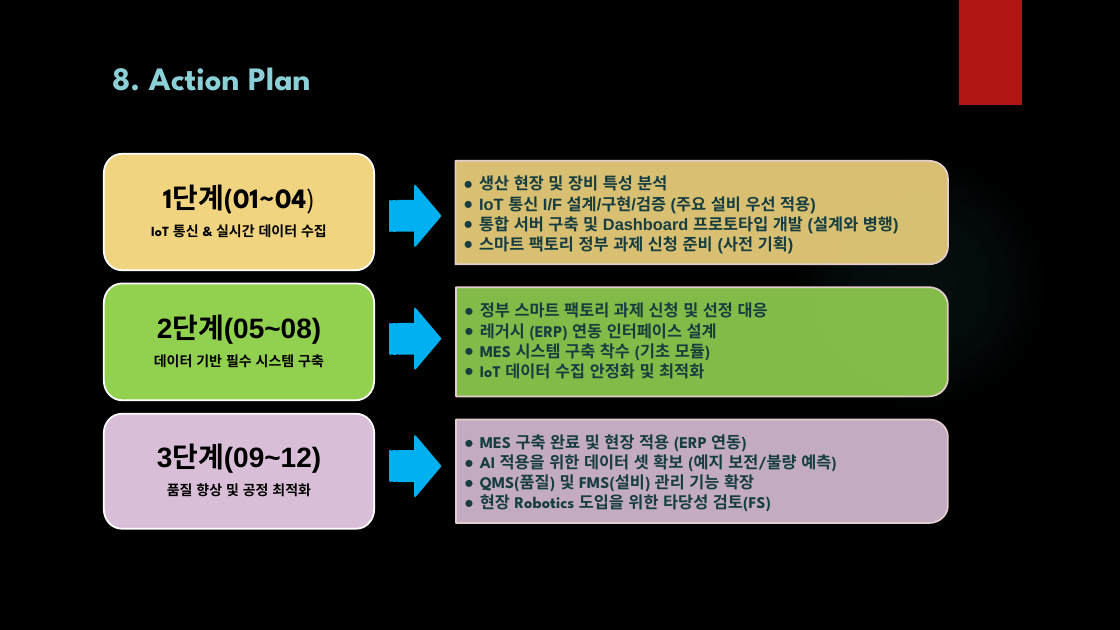
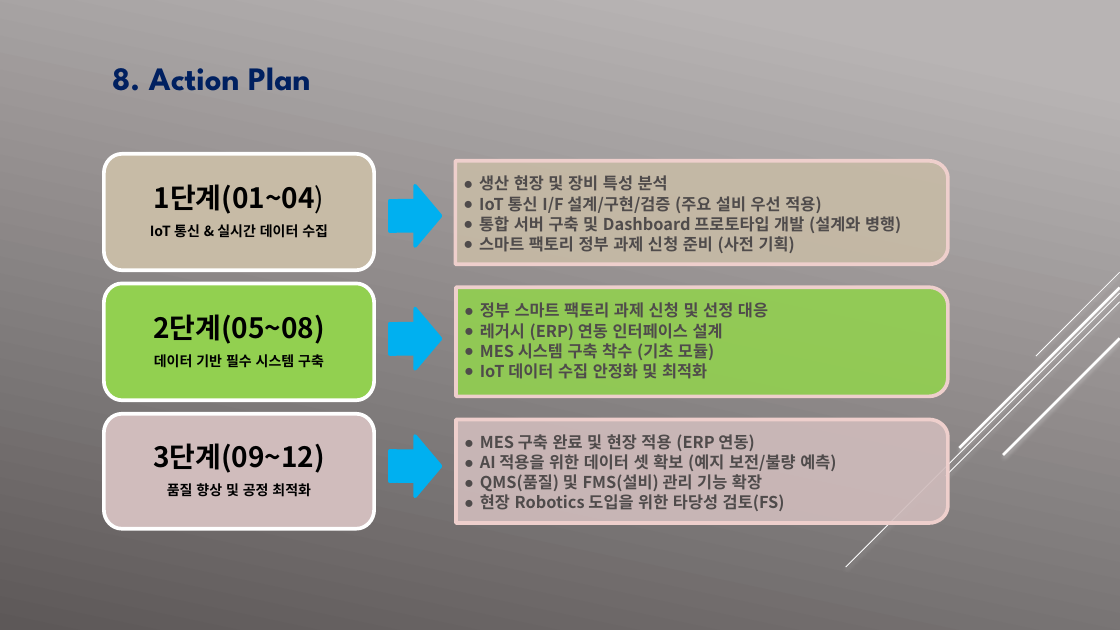
Before and after one commit to easyfw/HK_SmartFactory_Plan, a slide deck: slide 11 of (주)형경산업_스마트 팩토리 개발 및 구현.pptx. Drawn at 1120x630 pixels with LibreOffice and Linux fonts; fonts in the diff are those of the drawing; background and template pictures are left out. Boxes give left, top, right and bottom in pixels: in the first picture for what was removed or moved away, otherwise in the second. Text is boxed around its words. In the diff, an @@ line names an element or a change of style, - is before the commit and + after.

```diff
--- a/(주)형경산업_스마트 팩토리 개발 및 구현.pptx
+++ b/(주)형경산업_스마트 팩토리 개발 및 구현.pptx
@@ background picture (left out) to gradient #B9B5B5 to #5D5858 @@
@@ rectangle removed at [959, 0, 1022, 105] @@
@@ text "8. Action Plan" at [112, 67, 310, 91]: text colour #8AD0D6 to #002060 @@
@@ freeform shape "1단계(01~04)" at [104, 154, 375, 271]: font League Spartan to Noto Sans CJK KR; fill #F0D47F to #C7BBA6; outline #FFFFFF 1.5 pt to #FFFFFF 3.15 pt @@
@@ freeform shape "생산 현장 및 장비 특성 ..." at [455, 160, 948, 264]: font Arial to Noto Sans CJK KR, text colour #173D40 to #4F4B4B; fill #F0D47F at 90% opacity to #C7BBA6 at 90% opacity; outline #E4CCCC 1.5 pt to #EFCFCC 3.15 pt @@
@@ ellipse removed at [791, 154, 1049, 413] @@
@@ freeform shape "2단계(05~08)" at [104, 283, 375, 400]: font Arial to Noto Sans CJK KR; outline #FFFFFF 1.5 pt to #FFFFFF 3.15 pt @@
@@ freeform shape "정부 스마트 팩토리 과제 신청 ..." at [456, 287, 948, 397]: font League Spartan to Noto Sans CJK KR, text colour #173D40 to #4F4B4B; outline #E4CCCC 1.5 pt to #EFCFCC 3.15 pt @@
@@ group added at [846, 272, 1120, 567]: 5 lines @@
@@ freeform shape "3단계(09~12)" at [104, 414, 375, 529]: font Arial to Noto Sans CJK KR; fill #D9BED7 to #D0BCBC; outline #FFFFFF 1.5 pt to #FFFFFF 3.15 pt @@
@@ freeform shape "MES 구축 완료 및 현장 ..." at [456, 419, 948, 523]: font League Spartan to Noto Sans CJK KR, text colour #173D40 to #4F4B4B; fill #D9BED7 at 90% opacity to #D0BCBC at 90% opacity; outline #E4CCCC 1.5 pt to #EFCFCC 3.15 pt @@
@@ outline #00B0F0 1.5 pt to #00B0F0 3.15 pt in 3 elements at [390, 186, 440, 246], [390, 308, 440, 369], [390, 436, 440, 497] @@
```
Also in this commit, not shown: 13 other slides changed, 1 other file.
